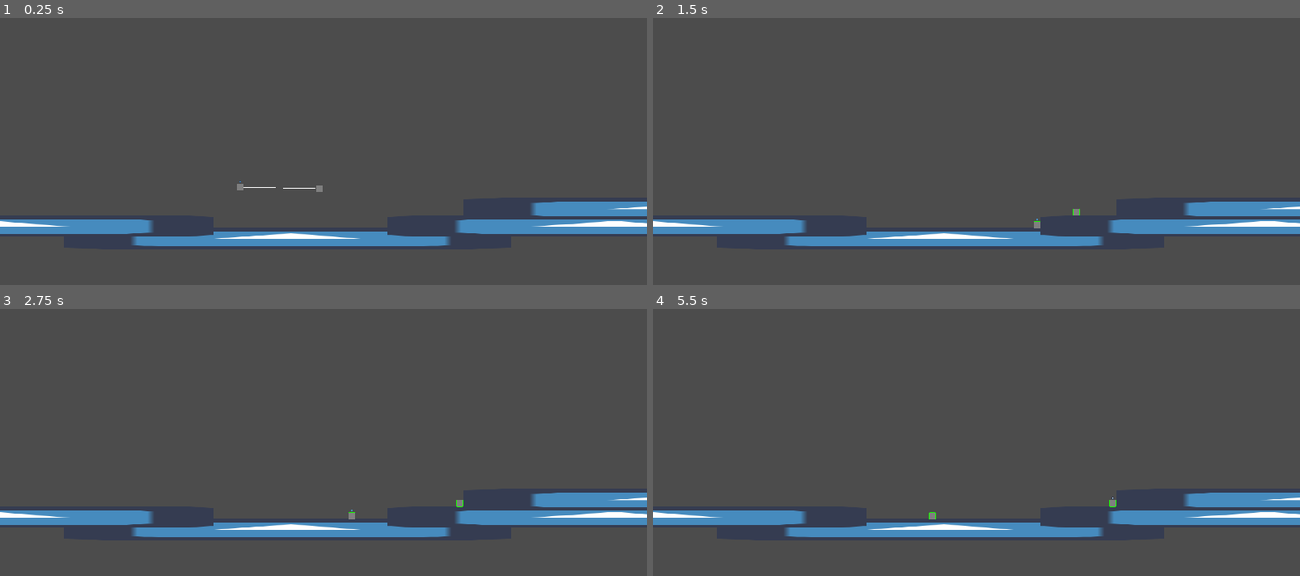
Above: before the commit, frames 1-4 (two rows, left to right).
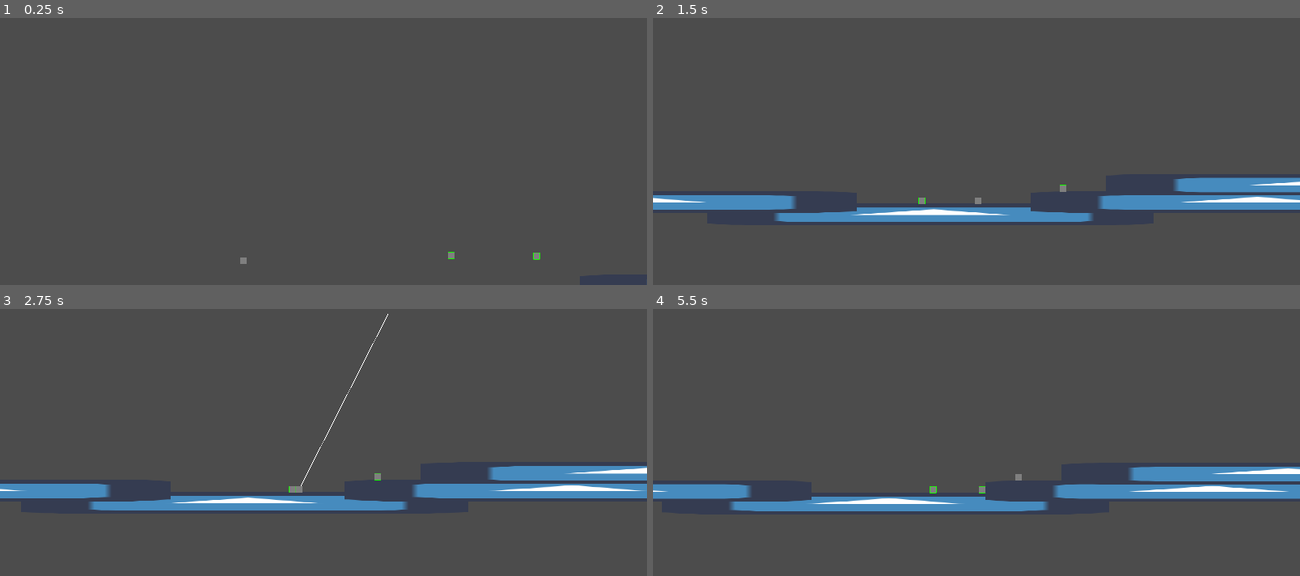
Above: after the commit, the same moments.

Repository: Game-Jammin/GMTK-2021
Game: Godot game, scene res://Game.tscn
Same seed, same stepped clock (60 frames per second), same inputs: the game is played once before the commit and once after it. The engine's default icon, where the game draws it, is replaced by a stand-in: a white triangle on a blue panel in a dark square.
Inputs (mouse positions are in pixels of both pictures, inside the frame that each line leads up to):
- Up to frame 1 (0.25 s): no input
- Up to frame 2 (1.5 s): move the mouse to (1118, 84) at 0.52 s; hold Tab (toggle_linked, bound only before the commit) 0.53-1.28 s; hold D (walk_right) from 0.53 s (still down); tap Space (jump) at 0.77, 1.07 s; tap Shift (toggle_selected, bound only before the commit) at 0.8, 1.35 s; move the mouse to (847, 122) at 1.27 s
- Up to frame 3 (2.75 s): tap Space (jump) at 1.52, 1.82 s; click (194, 413) at 1.55 s; move the mouse to (388, 314) at 2.02 s; release D (walk_right) at 2.03 s; press the mouse at (388, 314) at 2.03 s; hold A (walk_left) from 2.03 s (still down); right-click (388, 314) at 2.3 s
- Up to frame 4 (5.5 s): move the mouse to (944, 466) at 2.77 s; release A (walk_left) at 2.78 s; release the mouse at (944, 466) at 2.78 s; hold D (walk_right) 2.78-4.28 s; right-click (944, 466) at 2.85 s; tap Space (jump) at 3.02, 3.05, 3.32, 4.52, 4.82 s; move the mouse to (1170, 447) at 3.52 s; hold Space (jump) 3.53-4.28 s; tap Tab (toggle_linked, bound only before the commit) at 3.8, 4.35 s; move the mouse to (782, 338) at 4.27 s; hold A (walk_left) 4.28-5.03 s; tap Shift (toggle_selected, bound only before the commit) at 4.55 s; move the mouse to (1008, 394) at 5.02 s; hold D (walk_right) from 5.03 s (still down); hold Shift (toggle_selected, bound only before the commit) from 5.03 s (still down); click (1008, 394) at 5.3 s

The runs differ from the first frame. In frame 1, 6.3% of the frame differs, in the area x 0-100%, y 61-93%; in frame 2, 11%; in frame 3, 12%; in frame 4, 12%, in the area x 0-100%, y 59-86%.

Commit message:
Fixed Player Movement and Added Camera

Diff:
--- /dev/null
+++ b/CameraTarget.gd
@@ -0,0 +1,12 @@
+extends Position2D
+
+var characters = []
+
+func _ready():
+	characters = get_tree().get_nodes_in_group("Characters")
+
+func _process(delta):
+	var total_postion = Vector2.ZERO
+	for character in characters:
+		total_postion += character.global_position
+	global_position = total_postion / 3
--- a/Game.tscn
+++ b/Game.tscn
@@ -1,56 +1,35 @@
-[gd_scene load_steps=8 format=2]
+[gd_scene load_steps=7 format=2]
 
-[ext_resource path="res://characters/Character.tscn" type="PackedScene" id=1]
+[ext_resource path="res://characters/Survivor.tscn" type="PackedScene" id=1]
 [ext_resource path="res://art/temp/icon.png" type="Texture" id=2]
-[ext_resource path="res://characters/Link.tscn" type="PackedScene" id=3]
-[ext_resource path="res://characters/CharacterController.gd" type="Script" id=4]
+[ext_resource path="res://characters/Exploder.tscn" type="PackedScene" id=3]
+[ext_resource path="res://CameraTarget.gd" type="Script" id=4]
+[ext_resource path="res://characters/Escort.tscn" type="PackedScene" id=5]
 
 [sub_resource type="RectangleShape2D" id=1]
 extents = Vector2( 663.511, 30.2231 )
 
-[sub_resource type="ConvexPolygonShape2D" id=2]
-points = PoolVector2Array( 0, 0, 32, 0, 32, 32, 0, 32 )
-
-[sub_resource type="TileSet" id=3]
-0/name = "icon.png 0"
-0/texture = ExtResource( 2 )
-0/tex_offset = Vector2( 0, 0 )
-0/modulate = Color( 1, 1, 1, 1 )
-0/region = Rect2( 0, 0, 32, 32 )
-0/tile_mode = 0
-0/occluder_offset = Vector2( 0, 0 )
-0/navigation_offset = Vector2( 0, 0 )
-0/shape_offset = Vector2( 0, 0 )
-0/shape_transform = Transform2D( 1, 0, 0, 1, 0, 0 )
-0/shape = SubResource( 2 )
-0/shape_one_way = false
-0/shape_one_way_margin = 1.0
-0/shapes = [ {
-"autotile_coord": Vector2( 0, 0 ),
-"one_way": false,
-"one_way_margin": 1.0,
-"shape": SubResource( 2 ),
-"shape_transform": Transform2D( 1, 0, 0, 1, 0, 0 )
-} ]
-0/z_index = 0
-
 [node name="Game" type="Node2D"]
 
-[node name="CharacterController" type="Node2D" parent="."]
+[node name="CameraTarget" type="Position2D" parent="."]
 script = ExtResource( 4 )
 
-[node name="Link" parent="CharacterController" instance=ExtResource( 3 )]
+[node name="Camera2D" type="Camera2D" parent="CameraTarget"]
+current = true
+smoothing_enabled = true
+offset_v = -1.0
+drag_margin_bottom = 0.5
+editor_draw_limits = true
+editor_draw_drag_margin = true
 
-[node name="Character1" parent="CharacterController" instance=ExtResource( 1 )]
-position = Vector2( 712.648, 706.302 )
+[node name="Escort" parent="." instance=ExtResource( 5 )]
+position = Vector2( 378.147, 698.234 )
 
-[node name="Character2" parent="CharacterController" instance=ExtResource( 1 )]
-position = Vector2( 947.981, 711.092 )
-character_number = 1
+[node name="Exploder" parent="." instance=ExtResource( 3 )]
+position = Vector2( 995.053, 682.076 )
 
-[node name="Camera2D" type="Camera2D" parent="."]
-anchor_mode = 0
-current = true
+[node name="Survivor" parent="." instance=ExtResource( 1 )]
+position = Vector2( 1247.59, 684.234 )
 
 [node name="StaticBody2D" type="StaticBody2D" parent="."]
 position = Vector2( 853.076, 941.799 )
@@ -107,7 +86,3 @@
 
 [node name="CollisionShape2D" type="CollisionShape2D" parent="StaticBody2D4"]
 shape = SubResource( 1 )
-
-[node name="TileMap" type="TileMap" parent="."]
-tile_set = SubResource( 3 )
-format = 1
--- a/characters/Character.gd
+++ b/characters/Character.gd
@@ -1,33 +1,19 @@
 extends KinematicBody2D
 
-export (int) var speed = 1200
-export (int) var jump_speed = -1800
-export (int) var gravity = 4000
+class_name Character
+
+export (int) var speed = 500
+export (int) var jump_speed = -600
+export (int) var gravity = 2500
 
 export (float, 0, 1.0) var friction = 0.1
 export (float, 0, 1.0) var acceleration = 0.25
 
-export (int) var character_number = 0
+var velocity = Vector2.ZERO
 
-var velocity = Vector2.ZERO
-var direction = 0
-
-func _ready():
-	get_parent().connect("selected_changed", self, "_on_selected_changed")
-
-func _physics_process(delta):
-	velocity.y += gravity * delta
-	velocity = move_and_slide(velocity, Vector2.UP)
-
-func move(direction):
-	velocity.x = lerp(velocity.x, direction * speed, acceleration)
+#func move(direction):
+#	velocity.x = lerp(velocity.x, direction * speed, acceleration)
 
 func jump():
 	if is_on_floor():
 		velocity.y = jump_speed
-
-func _on_selected_changed(selected):
-	if character_number == selected:
-		$Selected.visible = true
-	else:
-		$Selected.visible = false
--- a/characters/Character.tscn
+++ /dev/null
@@ -1,26 +0,0 @@
-[gd_scene load_steps=5 format=2]
-
-[ext_resource path="res://art/temp/drawing.svg" type="Texture" id=1]
-[ext_resource path="res://characters/Character.gd" type="Script" id=2]
-[ext_resource path="res://art/temp/icon.png" type="Texture" id=3]
-
-[sub_resource type="RectangleShape2D" id=1]
-
-[node name="Character" type="KinematicBody2D"]
-script = ExtResource( 2 )
-speed = 500
-jump_speed = -600
-gravity = 2500
-
-[node name="Selected" type="Sprite" parent="."]
-visible = false
-position = Vector2( 0, -16 )
-scale = Vector2( 0.1, 0.1 )
-texture = ExtResource( 3 )
-
-[node name="Sprite" type="Sprite" parent="."]
-scale = Vector2( 0.2, 0.2 )
-texture = ExtResource( 1 )
-
-[node name="CollisionShape2D" type="CollisionShape2D" parent="."]
-shape = SubResource( 1 )
--- a/characters/CharacterController.gd
+++ /dev/null
@@ -1,49 +0,0 @@
-extends Node2D
-
-signal selected_changed
-
-onready var characters = [get_node("Character1"), get_node("Character2")]
-onready var link = get_node("Link")
-
-export (bool) var linked = true
-export (int) var selected = 0
-
-func _ready():
-	emit_signal('selected_changed', selected)
-
-func _process(delta):
-	update_link()
-
-	var direction = 0
-
-	if Input.is_action_pressed("walk_right"):
-		direction += 1
-	if Input.is_action_pressed("walk_left"):
-		direction -= 1
-
-	if linked:
-		for chracter in characters:
-			chracter.move(direction)
-	if not linked:
-		characters[selected].move(direction)
-
-func update_link():
-	link.visible = linked
-	link.set_point_position(0, characters[0].global_position)
-	link.set_point_position(1, characters[1].global_position)
-
-func _input(event):
-	if event.is_action_pressed("jump"):
-		if linked:
-			for chracter in characters:
-				chracter.jump()
-		if not linked:
-			characters[selected].jump()
-
-	if event.is_action_pressed("toggle_selected"):
-		selected += 1
-		if selected > characters.size()-1:
-			selected = 0
-		emit_signal('selected_changed', selected)
-	if event.is_action_pressed("toggle_linked"):
-		linked = not linked
--- /dev/null
+++ b/characters/Escort.gd
@@ -0,0 +1,64 @@
+extends Character
+
+export (float) var connection_distance = 300
+var linked_character = null
+
+var direction = 0
+var mouse_down = false
+
+func move():
+	direction = 0
+	if Input.is_action_pressed("walk_right"):
+		direction += 1
+	if Input.is_action_pressed("walk_left"):
+		direction -= 1
+	if direction != 0:
+		velocity.x = lerp(velocity.x, direction * speed, acceleration)
+	else:
+		velocity.x = lerp(velocity.x, 0, friction)
+
+	if Input.is_action_just_pressed("jump"):
+		jump()
+		if linked_character:
+			linked_character.jump()
+
+	if linked_character:
+		move_linked()
+
+func move_linked():
+	linked_character.update_direction(direction)
+
+func _process(delta):
+	if Input.is_action_pressed("left_click") or Input.is_action_pressed("right_click"):
+		linked_character = null
+	if Input.is_action_just_released("left_click"):
+		#set linked character if mouse is over
+		var linkable_characters = get_tree().get_nodes_in_group("LinkableCharacters")
+		for character in linkable_characters:
+			if character.mouse_over and global_position.distance_to(character.global_position) <= connection_distance:
+				linked_character = character
+
+	update_link()
+
+func _physics_process(delta):
+	move()
+	if linked_character:
+		move_linked()
+
+	# Apply gravity to character
+	velocity.y += gravity * delta
+	velocity = move_and_slide(velocity, Vector2.UP)
+
+func _input(event):
+	if event.is_action_pressed("left_click"):
+		mouse_down = true
+	if event.is_action_released("left_click"):
+		mouse_down = false
+
+func update_link():
+	if mouse_down:
+		$Line2D.set_point_position(1,get_global_mouse_position()-position)
+	elif linked_character:
+		$Line2D.set_point_position(1,linked_character.global_position-position)
+	else:
+		$Line2D.set_point_position(1,Vector2.ZERO)
--- /dev/null
+++ b/characters/Escort.tscn
@@ -0,0 +1,24 @@
+[gd_scene load_steps=4 format=2]
+
+[ext_resource path="res://art/temp/drawing.svg" type="Texture" id=1]
+[ext_resource path="res://characters/Escort.gd" type="Script" id=2]
+
+[sub_resource type="RectangleShape2D" id=1]
+
+[node name="Escort" type="KinematicBody2D" groups=[
+"Characters",
+]]
+script = ExtResource( 2 )
+friction = 0.3
+
+[node name="Line2D" type="Line2D" parent="."]
+points = PoolVector2Array( 0, 0, 0, 0 )
+width = 2.0
+default_color = Color( 1, 1, 1, 1 )
+
+[node name="Sprite" type="Sprite" parent="."]
+scale = Vector2( 0.2, 0.2 )
+texture = ExtResource( 1 )
+
+[node name="CollisionShape2D" type="CollisionShape2D" parent="."]
+shape = SubResource( 1 )
--- /dev/null
+++ b/characters/Exploder.gd
@@ -0,0 +1,7 @@
+extends LinkableCharacter
+
+func _on_Exploder_mouse_exited():
+	mouse_over = false
+
+func _on_Exploder_mouse_entered():
+	mouse_over = true
--- /dev/null
+++ b/characters/Exploder.tscn
@@ -0,0 +1,24 @@
+[gd_scene load_steps=4 format=2]
+
+[ext_resource path="res://art/temp/drawing.svg" type="Texture" id=1]
+[ext_resource path="res://characters/Exploder.gd" type="Script" id=2]
+
+[sub_resource type="RectangleShape2D" id=1]
+
+[node name="Exploder" type="KinematicBody2D" groups=[
+"Characters",
+"LinkableCharacters",
+]]
+input_pickable = true
+script = ExtResource( 2 )
+friction = 0.3
+
+[node name="Sprite" type="Sprite" parent="."]
+scale = Vector2( 0.2, 0.2 )
+texture = ExtResource( 1 )
+
+[node name="CollisionShape2D" type="CollisionShape2D" parent="."]
+scale = Vector2( 1, 1 )
+shape = SubResource( 1 )
+[connection signal="mouse_entered" from="." to="." method="_on_Exploder_mouse_entered"]
+[connection signal="mouse_exited" from="." to="." method="_on_Exploder_mouse_exited"]
--- a/characters/Link.tscn
+++ /dev/null
@@ -1,6 +0,0 @@
-[gd_scene format=2]
-
-[node name="Link" type="Line2D"]
-points = PoolVector2Array( 25, 0, 0, 0 )
-width = 2.0
-default_color = Color( 1, 1, 1, 1 )
--- /dev/null
+++ b/characters/LinkableCharacter.gd
@@ -0,0 +1,21 @@
+extends Character
+class_name LinkableCharacter
+
+var mouse_over = false
+var direction = 0
+
+func update_direction(new_direction):
+	direction = new_direction
+
+func move():
+	if direction != 0:
+		velocity.x = lerp(velocity.x, direction * speed, acceleration)
+	else:
+		velocity.x = lerp(velocity.x, 0, friction)
+
+func _physics_process(delta):
+	move()
+	direction = 0
+	# Apply gravity to character
+	velocity.y += gravity * delta
+	velocity = move_and_slide(velocity, Vector2.UP)
--- /dev/null
+++ b/characters/Survivor.gd
@@ -0,0 +1,7 @@
+extends LinkableCharacter
+
+func _on_Survivor_mouse_exited():
+	mouse_over = false
+
+func _on_Survivor_mouse_entered():
+	mouse_over = true
--- /dev/null
+++ b/characters/Survivor.tscn
@@ -0,0 +1,23 @@
+[gd_scene load_steps=4 format=2]
+
+[ext_resource path="res://art/temp/drawing.svg" type="Texture" id=1]
+[ext_resource path="res://characters/Survivor.gd" type="Script" id=2]
+
+[sub_resource type="RectangleShape2D" id=1]
+
+[node name="Survivor" type="KinematicBody2D" groups=[
+"Characters",
+"LinkableCharacters",
+]]
+input_pickable = true
+script = ExtResource( 2 )
+friction = 0.3
+
+[node name="Sprite" type="Sprite" parent="."]
+scale = Vector2( 0.2, 0.2 )
+texture = ExtResource( 1 )
+
+[node name="CollisionShape2D" type="CollisionShape2D" parent="."]
+shape = SubResource( 1 )
+[connection signal="mouse_entered" from="." to="." method="_on_Survivor_mouse_entered"]
+[connection signal="mouse_exited" from="." to="." method="_on_Survivor_mouse_exited"]
--- a/project.godot
+++ b/project.godot
@@ -8,9 +8,20 @@
 
 config_version=4
 
-_global_script_classes=[  ]
+_global_script_classes=[ {
+"base": "KinematicBody2D",
+"class": "Character",
+"language": "GDScript",
+"path": "res://characters/Character.gd"
+}, {
+"base": "Character",
+"class": "LinkableCharacter",
+"language": "GDScript",
+"path": "res://characters/LinkableCharacter.gd"
+} ]
 _global_script_class_icons={
-
+"Character": "",
+"LinkableCharacter": ""
 }
 
 [application]
@@ -23,7 +34,8 @@
 
 window/size/width=1920
 window/size/height=1080
-window/size/fullscreen=true
+window/size/test_width=960
+window/size/test_height=540
 window/stretch/mode="2d"
 window/stretch/aspect="keep"
 
@@ -44,14 +56,14 @@
 "events": [ Object(InputEventKey,"resource_local_to_scene":false,"resource_name":"","device":0,"alt":false,"shift":false,"control":false,"meta":false,"command":false,"pressed":false,"scancode":32,"unicode":0,"echo":false,"script":null)
  ]
 }
-toggle_linked={
+left_click={
 "deadzone": 0.5,
-"events": [ Object(InputEventKey,"resource_local_to_scene":false,"resource_name":"","device":0,"alt":false,"shift":false,"control":false,"meta":false,"command":false,"pressed":false,"scancode":16777218,"unicode":0,"echo":false,"script":null)
+"events": [ Object(InputEventMouseButton,"resource_local_to_scene":false,"resource_name":"","device":0,"alt":false,"shift":false,"control":false,"meta":false,"command":false,"button_mask":0,"position":Vector2( 0, 0 ),"global_position":Vector2( 0, 0 ),"factor":1.0,"button_index":1,"pressed":false,"doubleclick":false,"script":null)
  ]
 }
-toggle_selected={
+right_click={
 "deadzone": 0.5,
-"events": [ Object(InputEventKey,"resource_local_to_scene":false,"resource_name":"","device":0,"alt":false,"shift":false,"control":false,"meta":false,"command":false,"pressed":false,"scancode":16777237,"unicode":0,"echo":false,"script":null)
+"events": [ Object(InputEventMouseButton,"resource_local_to_scene":false,"resource_name":"","device":0,"alt":false,"shift":false,"control":false,"meta":false,"command":false,"button_mask":0,"position":Vector2( 0, 0 ),"global_position":Vector2( 0, 0 ),"factor":1.0,"button_index":2,"pressed":false,"doubleclick":false,"script":null)
  ]
 }
 
